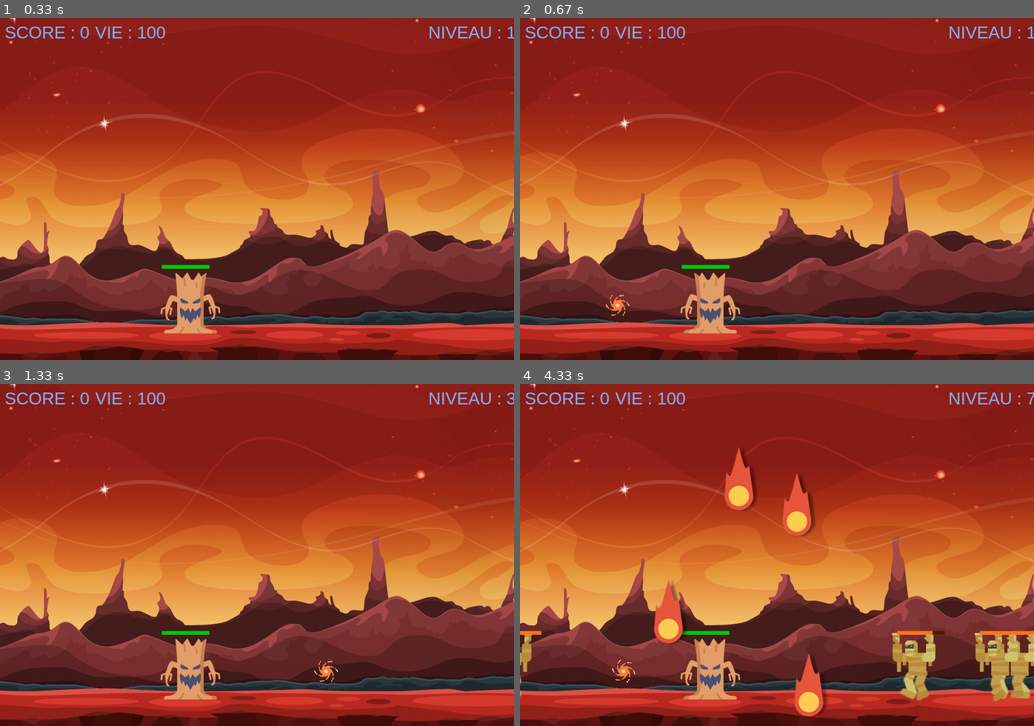
Above: before the commit, frames 1-4 (two rows, left to right).
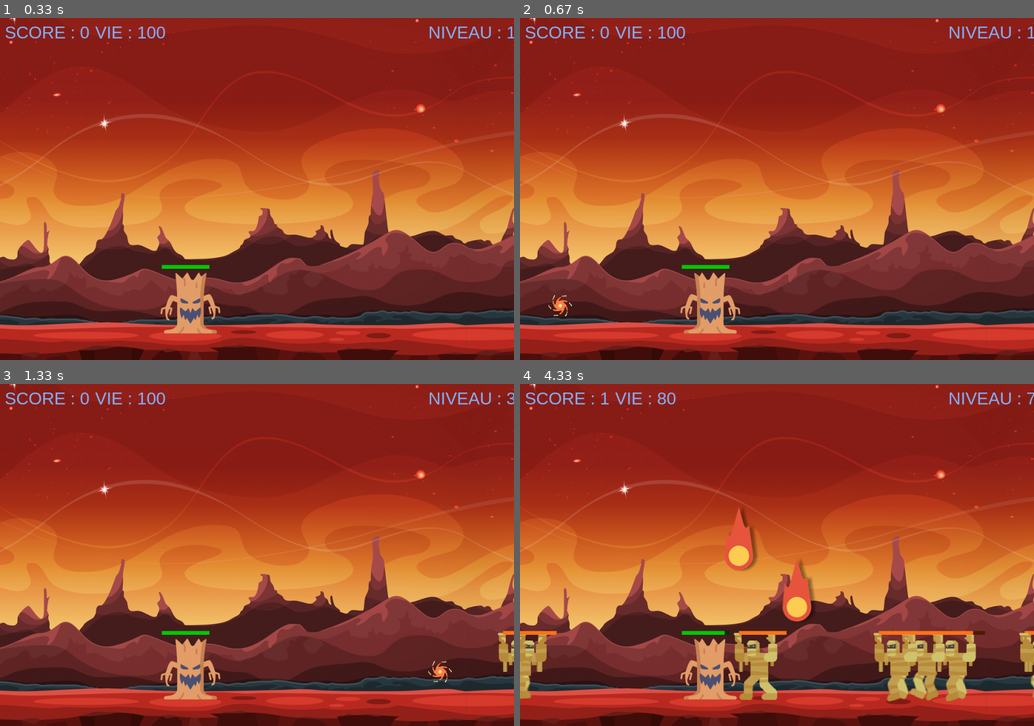
Above: after the commit, the same moments.

Repository: fsvoboda62/pygame2
Game: pygame game, started from main.py
Two runs of this game, one before a commit and one after it. Both use one fixed random seed, a clock stepped at 60 frames per second and the inputs below.
Inputs:
- Up to frame 1 (0.33 s): no input
- Up to frame 2 (0.67 s): tap E at 0.33 s
- Up to frame 3 (1.33 s): hold R 0.67-1.13 s; hold Up 0.67-1.13 s; hold Up from 1.17 s (still down)
- Up to frame 4 (4.33 s): release Up at 1.63 s; hold Down 1.67-1.97 s; tap E at 1.82, 2.95, 4.02 s; hold Up 2-2.37 s; hold Down 2.4-2.77 s; hold Up 2.8-3.1 s; hold Down 3.13-3.43 s; hold Up 3.47-3.83 s; hold Down 3.87-4.23 s; hold Up from 4.27 s (still down)

Frame 1 is identical in both runs. In frame 2, 0.2% of the frame differs, in the area x 5-22%, y 80-88%; in frame 3, 0.5%; in frame 4, 11%, in the area x 0-100%, y 2-98%.

Commit message:
Gameover

Diff:
--- a/game.py
+++ b/game.py
@@ -16,11 +16,15 @@
         self.all_meteorites = pygame.sprite.Group()
         self.pressed={}
         self.running = True
+        self.game_over = False
         self.point = 0
         self.sound_Game_Over = pygame.mixer.Sound("assets/sounds/game_over.ogg")
-
+        self.play_song = True
         self.niveau = 1
         self.mode = 1
+
+    def __del__(self):
+        print("dans le destructeur")
 
     def check_collision(self,sprite,group):
         return pygame.sprite.spritecollide(sprite, group, False, pygame.sprite.collide_mask)
--- a/main.py
+++ b/main.py
@@ -24,78 +24,95 @@
 
 #temps que running est true
 #running = Truer
-while game.running:
-    clock.tick(30)
-    #fermeture de la fenetre
-    for event in pygame.event.get():
-        if event.type == pygame.QUIT:
-            game.running = False
-        elif event.type == pygame.KEYDOWN:
-            game.pressed[event.key]=True
+def gameplay():
 
-            if event.key == pygame.K_e:
-                game.player.lauch_projectile(2)
-            if event.key == pygame.K_r:
-                game.player.lauch_projectile(1)
-            if event.key == pygame.K_UP:
-                game.niveau += 1
-            if event.key == pygame.K_DOWN:
-                game.add_meteorite()
+    while game.running:
+        clock.tick(60)
 
-            if event.key == pygame.K_ESCAPE:
+        while game.game_over :
+            if game.play_song:
+                game.sound_Game_Over.play()
+                game.play_song = False
+            for event in pygame.event.get():
+                if event.type == pygame.QUIT:
+                    game.running = False
+                    game.game_over = False
+                elif event.type == pygame.KEYDOWN:
+                    if event.key == pygame.K_x:
+                        game.__init__(screen)
+                        # game=Game(screen)
+
+        #fermeture de la fenetre
+        for event in pygame.event.get():
+            if event.type == pygame.QUIT:
                 game.running = False
+            elif event.type == pygame.KEYDOWN:
+                game.pressed[event.key]=True
 
-        elif event.type == pygame.KEYUP:
-            game.pressed[event.key]=False
+                if event.key == pygame.K_e:
+                    game.player.lauch_projectile(2)
+                if event.key == pygame.K_r:
+                    game.player.lauch_projectile(1)
+                if event.key == pygame.K_UP:
+                    game.niveau += 1
+                if event.key == pygame.K_DOWN:
+                    game.add_meteorite()
+
+                if event.key == pygame.K_ESCAPE:
+                    game.running = False
+
+            elif event.type == pygame.KEYUP:
+                game.pressed[event.key]=False
 
 
-    if randint(1,100)>(99-(game.niveau)):
-        #game.add_monster(randint(1,2))
-        #game.add_meteorite()
-        game.add_attack(randint(1,2))
-        #game.add_attack(1)
+        if randint(1,100)>(99-(game.niveau)):
+            #game.add_monster(randint(1,2))
+            #game.add_meteorite()
+            game.add_attack(randint(1,2))
+            #game.add_attack(1)
 
 
-    #appliquer l'image de fond
-    screen.blit(background, (0,-200))
+        #appliquer l'image de fond
+        screen.blit(background, (0,-200))
 
-    #score
-    text_score = arial_font.render(f"SCORE : {game.point}", True, color_score)
-    text_vie = arial_font.render(f"VIE : {game.player.health}", True, color_score)
-    text_niveau = arial_font.render(f"NIVEAU : {game.niveau}", True, color_score)
+        #score
+        text_score = arial_font.render(f"SCORE : {game.point}", True, color_score)
+        text_vie = arial_font.render(f"VIE : {game.player.health}", True, color_score)
+        text_niveau = arial_font.render(f"NIVEAU : {game.niveau}", True, color_score)
 
-    screen.blit(text_score, (10,10))
-    screen.blit(text_vie, (200,10))
-    screen.blit(text_niveau, (900,10))
+        screen.blit(text_score, (10,10))
+        screen.blit(text_vie, (200,10))
+        screen.blit(text_niveau, (900,10))
 
-    #detecte les touches
-    if game.pressed.get(pygame.K_RIGHT):
-        game.player.move_right()
-    elif game.pressed.get(pygame.K_LEFT):
-        game.player.move_left()
+        #detecte les touches
+        if game.pressed.get(pygame.K_RIGHT):
+            game.player.move_right()
+        elif game.pressed.get(pygame.K_LEFT):
+            game.player.move_left()
 
-    #appliquer le player
-    screen.blit(game.player.image,game.player.rect)
+        #appliquer le player
+        screen.blit(game.player.image,game.player.rect)
 
-    #bouge les projectiles vers la droite
-    for projectile in game.player.all_projectiles:
-        projectile.move()
+        #bouge les projectiles vers la droite
+        for projectile in game.player.all_projectiles:
+            projectile.move()
 
-    for monster in game.all_monsters:
-        monster.move()
+        for monster in game.all_monsters:
+            monster.move()
 
-    for meteorite in game.all_meteorites:
-        meteorite.move()
+        for meteorite in game.all_meteorites:
+            meteorite.move()
 
-    #affiche le groupe de projectiles et de monstres
-    game.player.all_projectiles.draw(screen)
+        #affiche le groupe de projectiles et de monstres
+        game.player.all_projectiles.draw(screen)
 
-    game.all_monsters.draw(screen)
-    game.all_meteorites.draw(screen)
+        game.all_monsters.draw(screen)
+        game.all_meteorites.draw(screen)
 
-    #mise a jour de l'ecran
-    pygame.display.flip()
+        #mise a jour de l'ecran
+        pygame.display.flip()
 
-game.sound_Game_Over.play()
+
+gameplay()
 pygame.quit()
 print("FIN DU JEU... GAME OVER")
--- a/player.py
+++ b/player.py
@@ -46,7 +46,7 @@
         self.health -= objet.attack
         if self.health <= 0:
             print("Je suis mort... GAME OVER")
-            self.game.running = False
+            self.game.game_over = True
 
     def ajoute_vie(self):
         self.health += self.health_bonus
